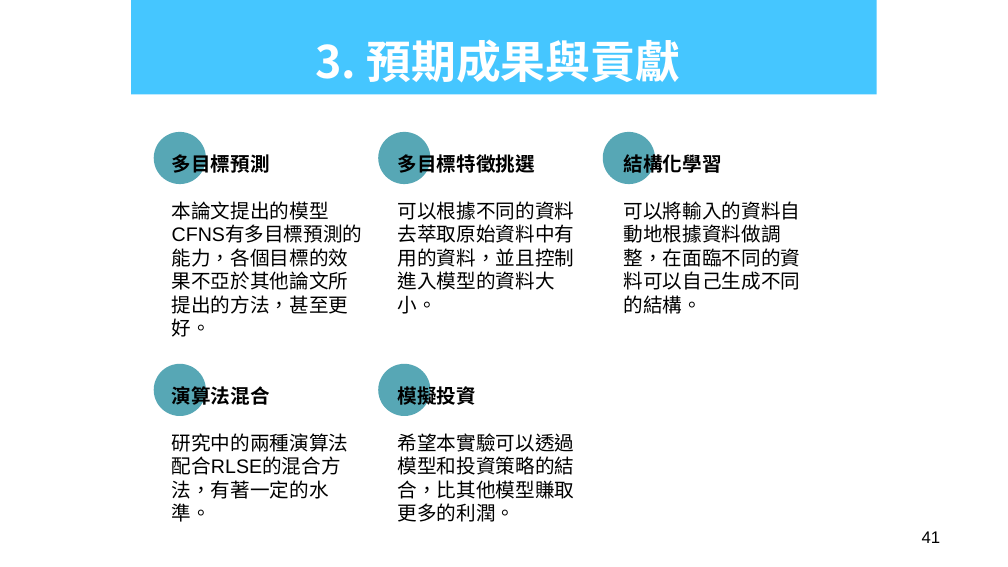
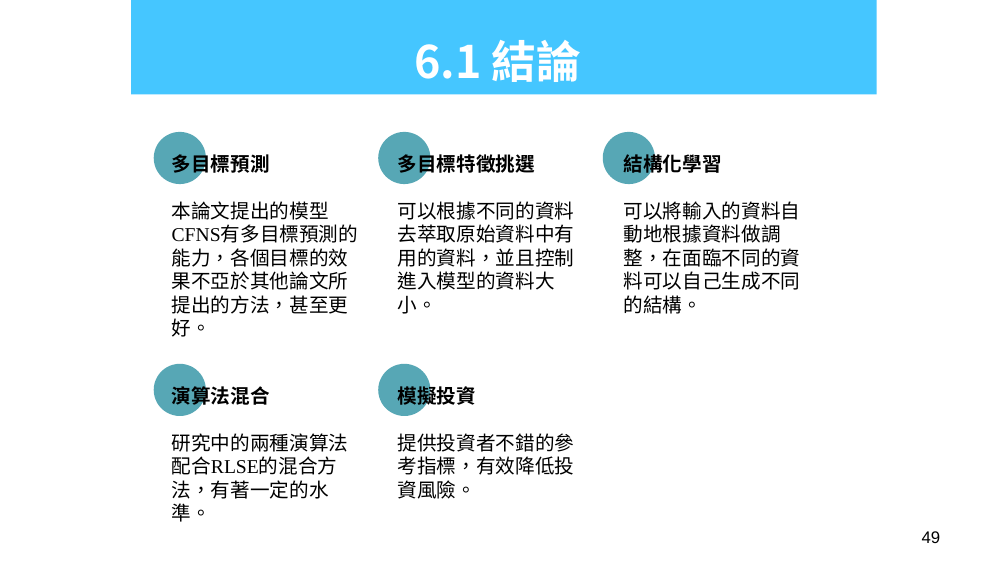
Before and after one commit to add11013/AI, a slide deck: slide 49 of Master Dissertation/碩士論文.pptx (slide 41 before the commit). Drawn at 1008x567 pixels with LibreOffice and Linux fonts; fonts in the diff are those of the drawing; background and template pictures are left out. Boxes give left, top, right and bottom in pixels: in the first picture for what was removed or moved away, otherwise in the second. Text is boxed around its words. In the diff, an @@ line names an element or a change of style, - is before the commit and + after.

```diff
--- a/Master Dissertation/碩士論文.pptx
+++ b/Master Dissertation/碩士論文.pptx
@@ title at (414,40,582,82): text changed @@
-3. 預期成果與貢獻
+6.1 結論
@@ text at (172,201,349,337): font Arial to Times New Roman @@
@@ text at (172,433,349,522): font Arial to Times New Roman in "研究中的兩種演算法配合RLSE的混合方法，有著一定的水準。" @@
@@ text at (398,433,575,499): text changed; font Arial to Noto Sans CJK SC @@
-希望本實驗可以透過模型和投資策略的結合，比其他模型賺取更多的利潤。
+提供投資者不錯的參考指標，有效降低投資風險。
@@ page number at (922,531,941,543): text changed @@
-41
+49
```
Also in this commit, not shown: 17 other slides changed, 29 slides added, 7 other files.
